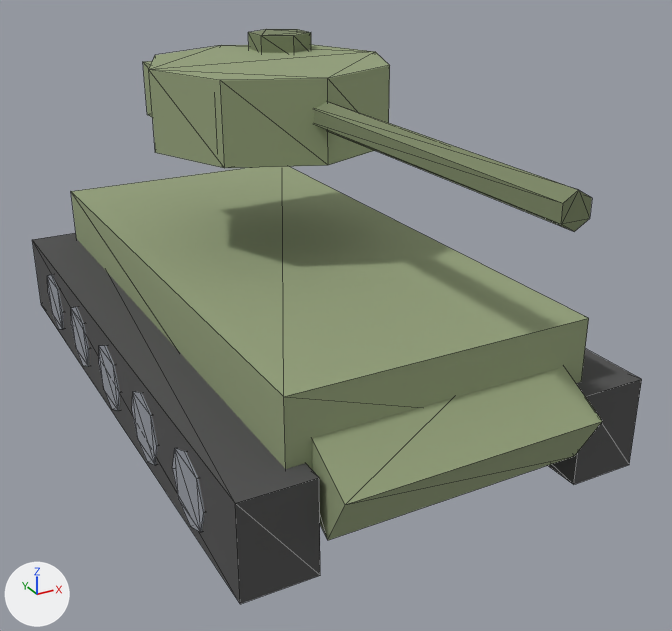
A saved change to the glTF model models/tank.glb.
Before and after are seen from a camera (50 mm lens) standing at (-3.56, -7.51, 4.29) and looking at (0.11, -0.84, 0.96). Lighting does not change. The marker at lower left points along +X, +Y and +Z. The picture after the commit comes second. Mesh edges are drawn as thin lines. Where no turn or scale is listed for an object, it has been applied to the vertices.

Objects in the first picture: 'tank', 'turret'.
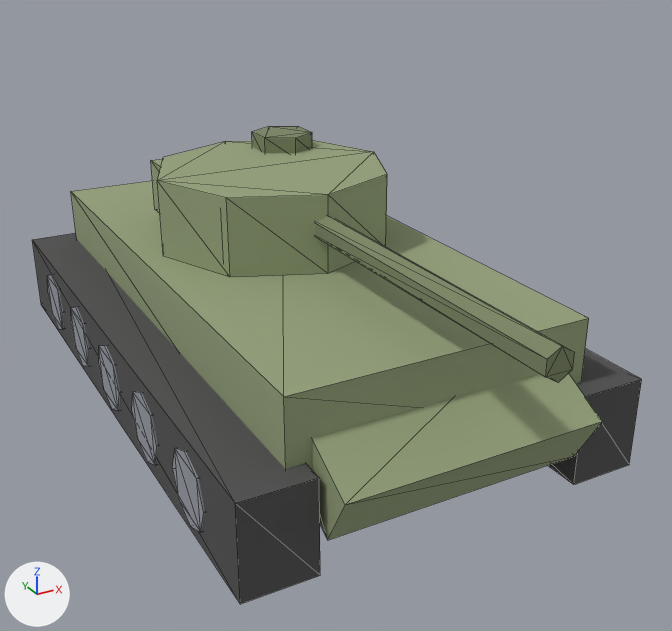
The edits, one by one:
Object 'turret' (ob_turret) moves from (0.0, 0.2, 2.7) to (0.0, 0.2, 1.75).

Pixel boxes [x1, y1, x2, y2] of what changed, in the pictures (672 x 631 px):
'turret', moved: before [143, 29, 592, 232]; after [151, 126, 574, 382]
